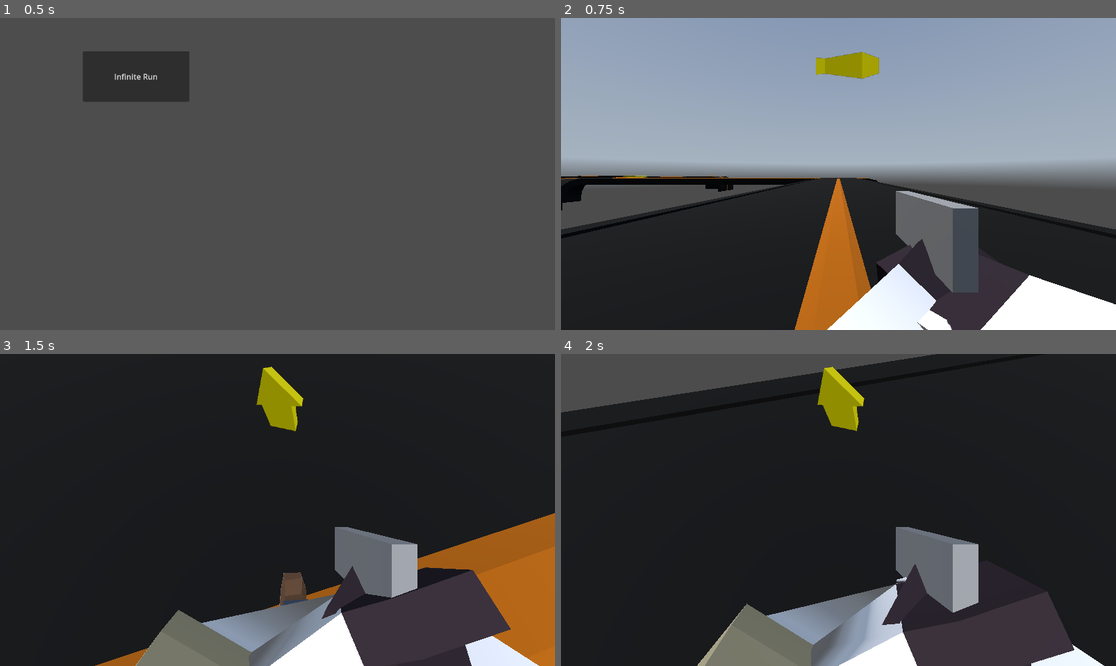
Above: before the commit, frames 1-4 (two rows, left to right).
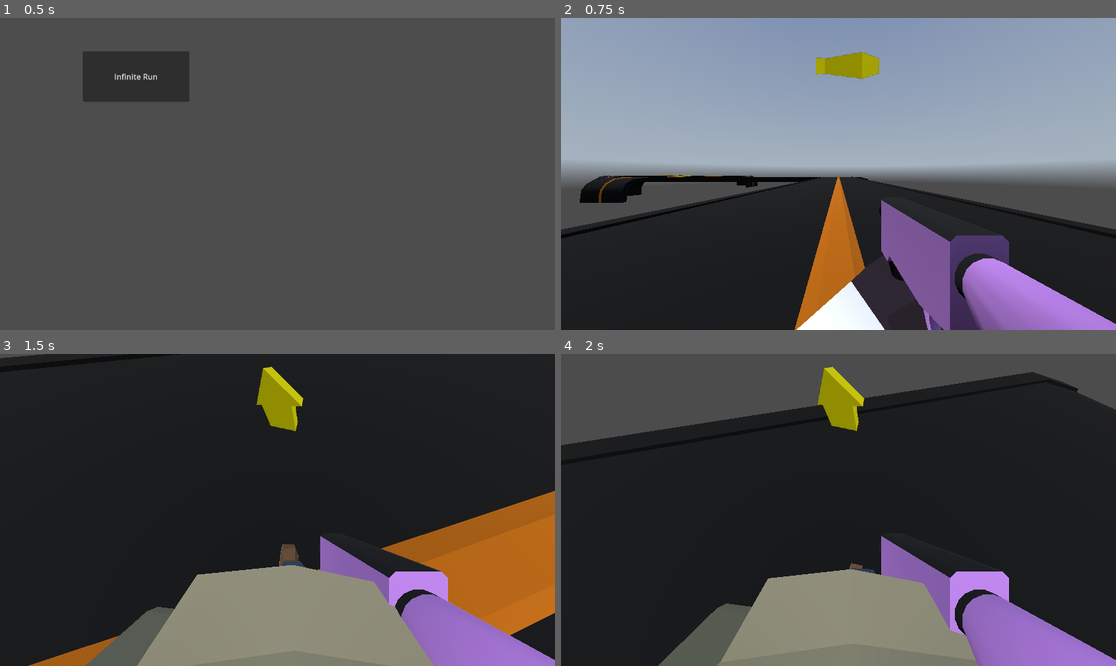
Above: after the commit, the same moments.

Repository: dairycultist/CityZoomer
Game: Godot game, scene res://title.tscn
The game is run twice, just before and just after one commit, with the same random seed, the same clock (stepped at 60 frames per second) and the same inputs. A sky picture missing from this copy of the repository is replaced by a grey-blue gradient.
Inputs (mouse positions are in pixels of both pictures, inside the frame that each line leads up to):
- Up to frame 1 (0.5 s): no input
- Up to frame 2 (0.75 s): click "Infinite Run" at 0.5 s
- Up to frame 3 (1.5 s): tap Enter at 1.25 s; move the mouse to (305, 510) at 1.27 s; hold W (walk_up) from 1.28 s (still down)
- Up to frame 4 (2 s): keep holding W (walk_up); tap Space (jump) at 1.52 s

Frame 1 is identical in both runs. In frame 2, 14% of the frame differs, in the area x 0-100%, y 50-100%; in frame 3, 24%; in frame 4, 29%, in the area x 0-100%, y 0-100%.

Commit message:
Add rifle

Diff:
--- a/player/player.tscn
+++ b/player/player.tscn
@@ -2,15 +2,13 @@
 
 [ext_resource type="Script" uid="uid://db4nmoieo5cus" path="res://player/player_controller.gd" id="1_4flbx"]
 [ext_resource type="Script" uid="uid://c27tby00a66ku" path="res://button_change_scene.gd" id="2_i3pqv"]
+[ext_resource type="ArrayMesh" uid="uid://dli655ofg14gs" path="res://player/rifle.obj" id="2_qjkh3"]
 [ext_resource type="PackedScene" uid="uid://dn57dgaxtdv5l" path="res://player/mercenary.glb" id="3_g1dw6"]
 [ext_resource type="Script" uid="uid://dmqo4dp3p2hje" path="res://player/start_ik.gd" id="4_yw30f"]
 
 [sub_resource type="CapsuleShape3D" id="CapsuleShape3D_mlf6e"]
 radius = 0.294356
 height = 1.7
-
-[sub_resource type="BoxMesh" id="BoxMesh_yw30f"]
-size = Vector3(0.03, 0.1, 0.24)
 
 [node name="Player" type="CharacterBody3D"]
 transform = Transform3D(-1, 0, -8.74228e-08, 0, 1, 0, 8.74228e-08, 0, -1, 0, 0, 0)
@@ -23,16 +21,18 @@
 [node name="Camera3D" type="Camera3D" parent="."]
 transform = Transform3D(1, 0, 0, 0, 1, 0, 0, 0, 1, 0, 1.5, 0)
 cull_mask = 1048063
+fov = 90.0
 
-[node name="TempGunMesh" type="MeshInstance3D" parent="Camera3D"]
-transform = Transform3D(1, 0, 0, 0, 1, 0, 0, 0, 1, 0.15, -0.0902954, -0.360063)
-mesh = SubResource("BoxMesh_yw30f")
+[node name="Rifle" type="MeshInstance3D" parent="Camera3D"]
+transform = Transform3D(-0.05, 0, 7.54979e-09, 0, 0.05, 0, -7.54979e-09, 0, -0.05, 0.148416, -0.189603, -0.265146)
+mesh = ExtResource("2_qjkh3")
+skeleton = NodePath("../..")
 
-[node name="LeftTargetIK" type="Node3D" parent="Camera3D/TempGunMesh"]
-transform = Transform3D(1, 0, 0, 0, 1, 0, 0, 0, 1, 0.0208984, -0.0729606, 0.0682114)
+[node name="LeftTargetIK" type="Node3D" parent="Camera3D/Rifle"]
+transform = Transform3D(-20, 0, -3.01992e-06, 0, 20, 0, 3.01992e-06, 0, -20, 0.650816, -1.86985, 1.77106)
 
-[node name="RightTargetIK" type="Node3D" parent="Camera3D/TempGunMesh"]
-transform = Transform3D(1, 0, 0, 0, 1, 0, 0, 0, 1, 0.0208984, -0.0729606, 0.0682114)
+[node name="RightTargetIK" type="Node3D" parent="Camera3D/Rifle"]
+transform = Transform3D(-20, 0, -3.01992e-06, 0, 20, 0, 3.01992e-06, 0, -20, -0.417968, -1.45921, -1.36423)
 
 [node name="PauseMenu" type="Control" parent="."]
 layout_mode = 3
@@ -77,7 +77,7 @@
 scene = "res://title.tscn"
 
 [node name="Model" parent="." instance=ExtResource("3_g1dw6")]
-transform = Transform3D(-1, 0, 8.74228e-08, 0, 1, 0, -8.74228e-08, 0, -1, 0, 0, 0.3)
+transform = Transform3D(-1, 0, 8.74228e-08, 0, 1, 0, -8.74228e-08, 0, -1, 9.79843e-09, 0, 0.187919)
 
 [node name="Skeleton3D" parent="Model/Armature" index="0"]
 bones/0/position = Vector3(6.42088e-23, -0.0868918, 2.97418e-09)
@@ -88,22 +88,20 @@
 bones/13/rotation = Quaternion(0.231786, -5.66995e-07, 3.13284e-07, 0.972767)
 bones/14/rotation = Quaternion(-0.656368, 4.68084e-07, 1.2447e-07, 0.754441)
 
-[node name="LeftHandIK" type="SkeletonIK3D" parent="Model/Armature/Skeleton3D" index="1" node_paths=PackedStringArray("camera")]
+[node name="LeftHandIK" type="SkeletonIK3D" parent="Model/Armature/Skeleton3D" index="1"]
 root_bone = &"LArm"
 tip_bone = &"LTipIK"
 use_magnet = true
 magnet = Vector3(1.5, -0.48, 0)
-target_node = NodePath("../../../../Camera3D/TempGunMesh/LeftTargetIK")
+target_node = NodePath("../../../../Camera3D/Rifle/LeftTargetIK")
 script = ExtResource("4_yw30f")
-rotation_controlled_bone = "LForearm"
-camera = NodePath("../../../../Camera3D")
 
 [node name="RightHandIK" type="SkeletonIK3D" parent="Model/Armature/Skeleton3D" index="2"]
 root_bone = &"RArm"
 tip_bone = &"RTipIK"
 use_magnet = true
-magnet = Vector3(-3.38, 0, 0)
-target_node = NodePath("../../../../Camera3D/TempGunMesh/RightTargetIK")
+magnet = Vector3(-3.38, -5.16, 0)
+target_node = NodePath("../../../../Camera3D/Rifle/RightTargetIK")
 script = ExtResource("4_yw30f")
 
 [editable path="Model"]
Not shown, added: player/rifle.mtl
Not shown, added: player/rifle.obj
Not shown, added: player/rifle.obj.import
